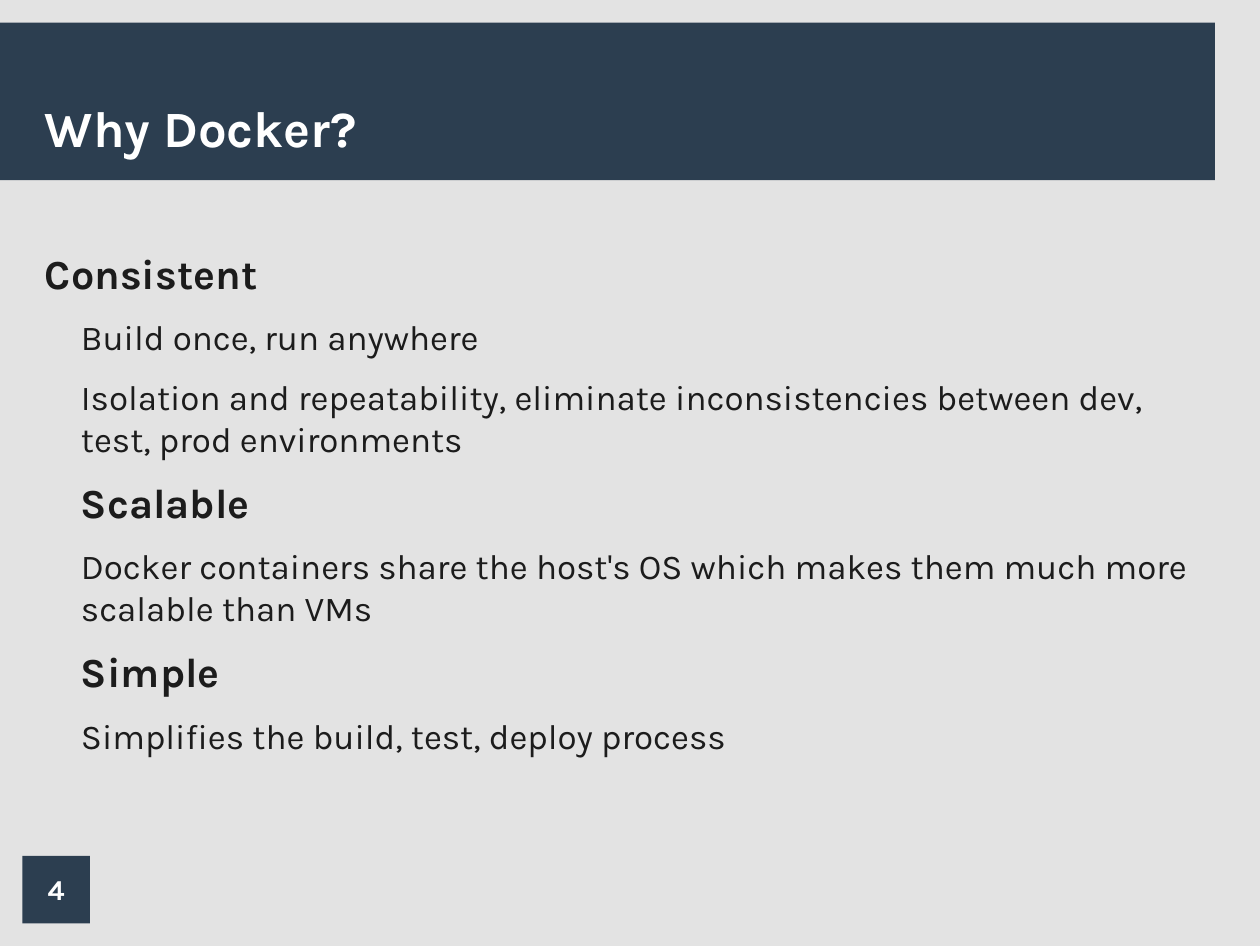
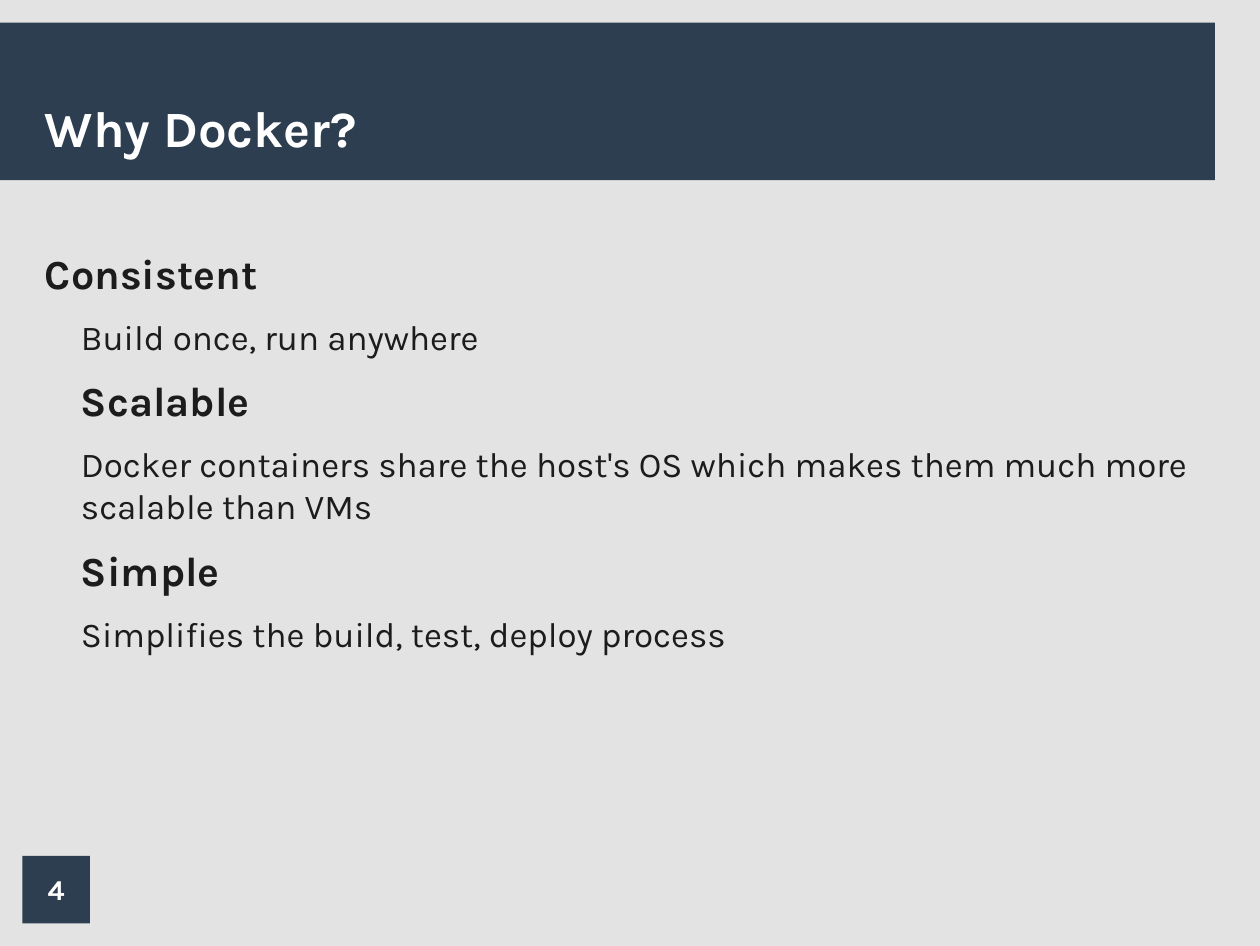
Before and after one commit to mjsmith1028/docker-presentation, a slide deck: slide 4 of powerpoint/docker_pres.odp. Drawn at 1260x946 pixels with LibreOffice and Linux fonts; fonts in the diff are those of the drawing; background and template pictures are left out. Boxes give left, top, right and bottom in pixels: in the first picture for what was removed or moved away, otherwise in the second. Text is boxed around its words. In the diff, an @@ line names an element or a change of style, - is before the commit and + after.

```diff
--- a/powerpoint/docker_pres.odp
+++ b/powerpoint/docker_pres.odp
@@ text at (x1=81, y1=386, x2=1142, y2=460): paragraph removed @@
-  Isolation and repeatability, eliminate inconsistencies between dev, test, prod environments
```
Also in this commit, not shown: 8 other slides changed, 1 other file.
